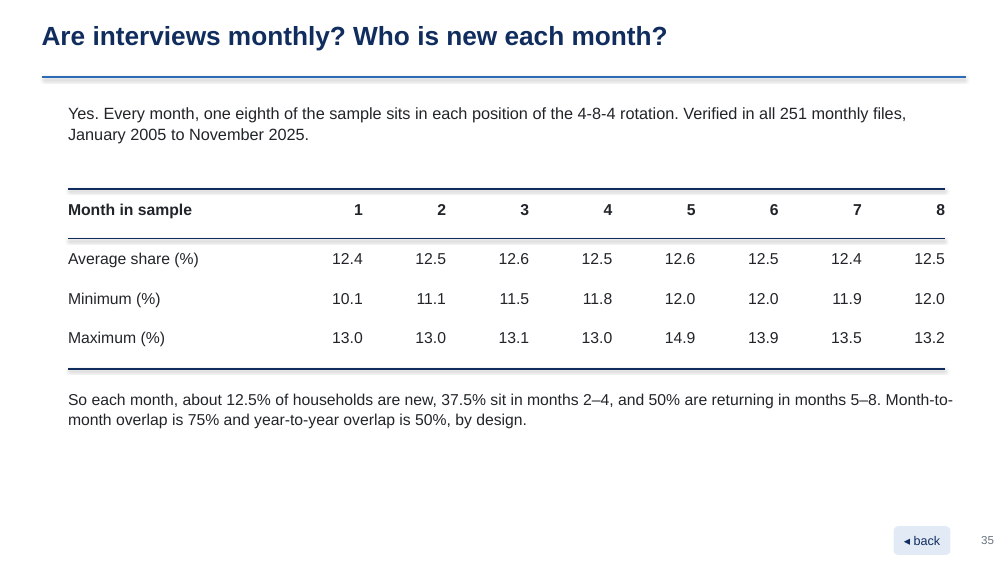
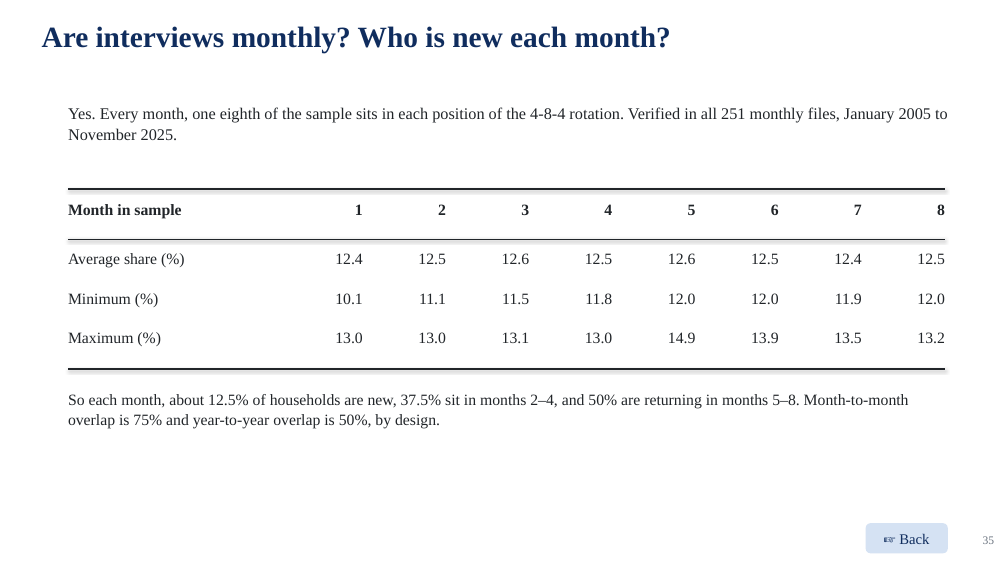
Before and after one commit to jedr1-ship-it/Alternative-Pathways----Quant, a slide deck: slide 35 of report/data_cluster/Proyect_US_cluster.pptx. Drawn at 1008x567 pixels with LibreOffice and Linux fonts; fonts in the diff are those of the drawing. Boxes give left, top, right and bottom in pixels: in the first picture for what was removed or moved away, otherwise in the second. Text is boxed around its words. In the diff, an @@ line names an element or a change of style, - is before the commit and + after.

```diff
--- a/report/data_cluster/Proyect_US_cluster.pptx
+++ b/report/data_cluster/Proyect_US_cluster.pptx
@@ text "Are interviews monthly? Who is ..." at [42,26,671,53]: size 25 to 28 pt, font Arial to Times New Roman @@
@@ line removed from (42, 77) to (966, 77) @@
@@ line (68, 189) - (945, 189): stroke #102D5E 1.6 pt to #212529 1.3 pt @@
@@ line (68, 239) - (945, 239): stroke #102D5E 0.9 pt to #212529 0.7 pt @@
@@ font Arial to Times New Roman in 39 elements at [418,332,446,343], [751,293,779,304], [983,536,995,544], [68,107,948,140], [68,204,181,218], [355,204,363,215], [438,204,446,215], [521,204,529,215], [604,204,612,215], [688,204,696,215], [771,204,779,215], [854,204,862,215], [937,204,945,215], [68,253,157,268], [335,253,363,264], [418,253,446,264], [502,253,530,264], [585,253,613,264], [668,253,696,264], [751,253,779,264], [834,253,862,264], [917,253,945,264], [68,293,131,304], [335,293,363,304], [419,293,446,304], [502,293,529,304], [585,293,612,304], [835,293,862,304], [917,293,945,304], [68,332,134,343], [502,332,530,343], [585,332,613,343], [668,332,696,343], [751,332,779,343], [834,332,862,343], [917,332,945,343], [68,394,909,429], [335,332,363,343], [668,293,696,304] @@
@@ text "12.0": place and size @@
-text "12.0" at [748,293,779,304]
+text "12.0" at [668,293,696,304]
@@ text "12.0": place and size @@
-text "12.0" at [665,293,696,304]
+text "12.0" at [751,293,779,304]
@@ text "13.0": place and size @@
-text "13.0" at [415,332,446,343]
+text "13.0" at [335,332,363,343]
@@ text "13.0": place and size @@
-text "13.0" at [332,332,363,343]
+text "13.0" at [418,332,446,343]
@@ line (68, 369) - (945, 369): stroke #102D5E 1.6 pt to #212529 1.3 pt @@
@@ rounded rectangle "☞ Back": place and size @@
-rounded rectangle "☞ Back" at [894,526,951,555]
+rounded rectangle "☞ Back" at [866,523,948,554]
@@ rounded rectangle "☞ Back" at [866,523,948,554]: fill #E2EAF5 to #D5E2F3 @@
@@ text in rounded rectangle at [899,533,929,544]: text changed; size 12 to 14 pt; font Arial to Times New Roman @@
-◂ back
+☞ Back
```
Also in this commit, not shown: 47 other slides changed, 3 other files.
